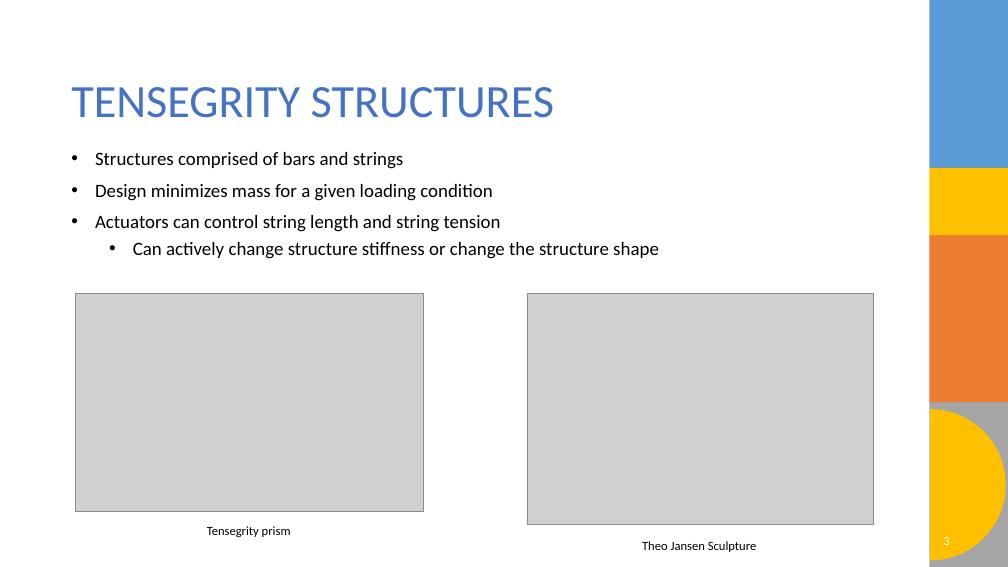
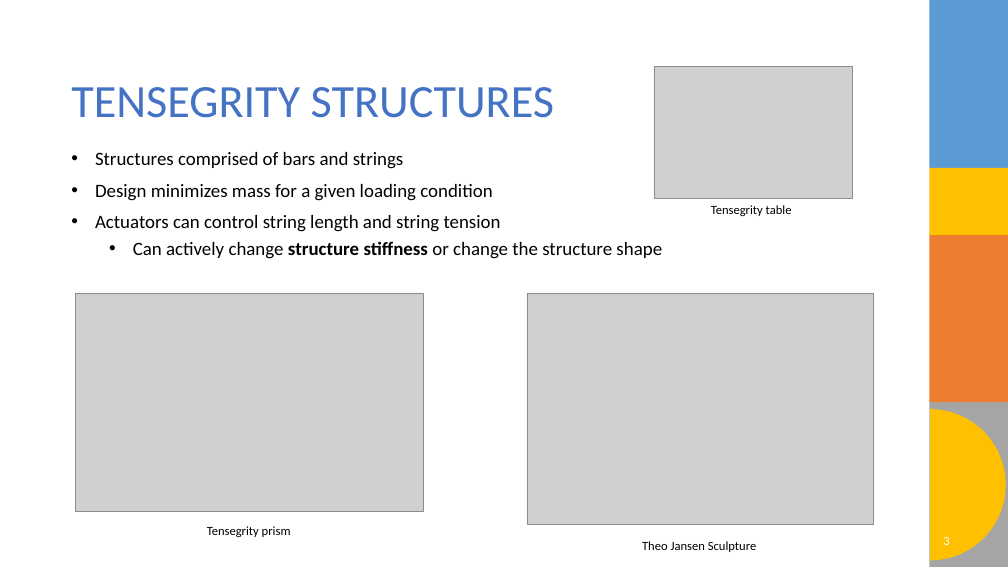
Before and after one commit to o-blip/school-2025-fall, a slide deck: slide 3 of Optimal_Controls/Project/Project Slides.pptx. Drawn at 1008x567 pixels with LibreOffice and Linux fonts; fonts in the diff are those of the drawing; grey boxes stand for pictures; background and template pictures are left out. Boxes give left, top, right and bottom in pixels: in the first picture for what was removed or moved away, otherwise in the second. Text is boxed around its words. In the diff, an @@ line names an element or a change of style, - is before the commit and + after.

```diff
--- a/Optimal_Controls/Project/Project Slides.pptx
+++ b/Optimal_Controls/Project/Project Slides.pptx
@@ picture added at [654, 67, 853, 199] @@
@@ text added at [711, 205, 792, 216], 12 pt, text #000000 @@
+Tensegrity table
@@ text at [133, 241, 662, 259]: bold on in "structure stiffness" @@
```
Also in this commit, not shown: 7 other slides changed, 2 slides added, 1 slide removed, 5 other files.
